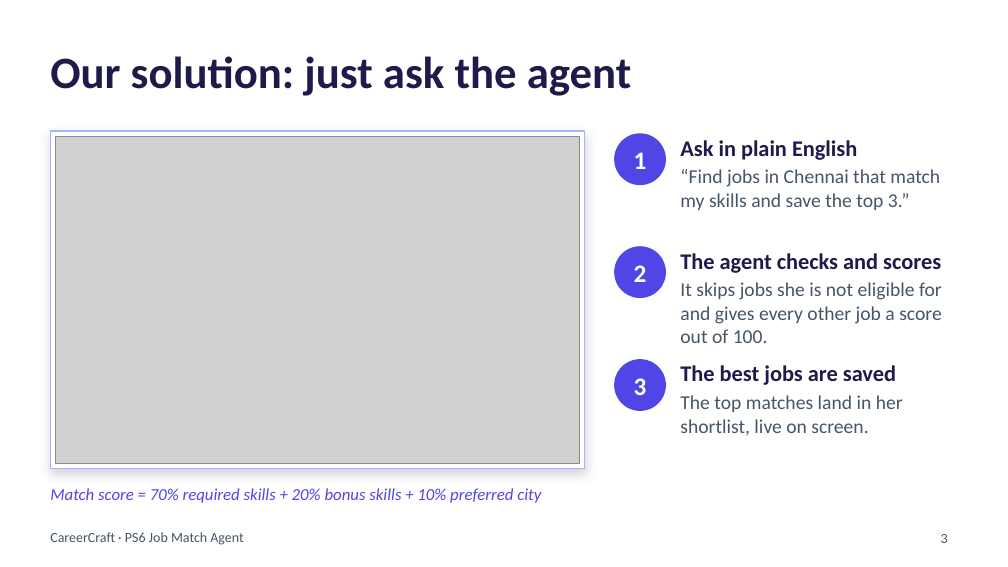
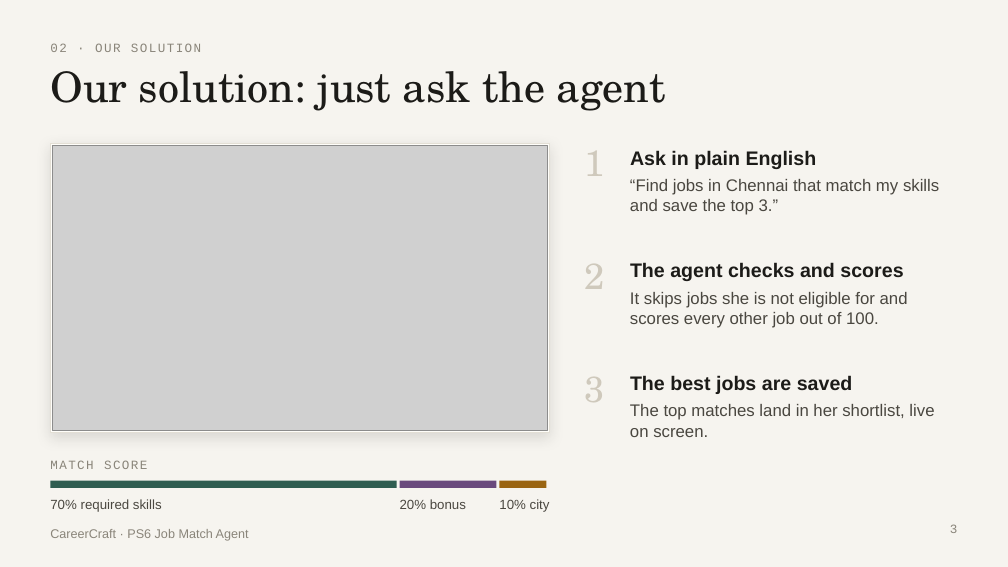
Before and after one commit to retro-ayush/CareerCraft, a slide deck: slide 3 of slides/CareerCraft_PS6.pptx. Drawn at 1008x567 pixels with LibreOffice and Linux fonts; fonts in the diff are those of the drawing; grey boxes stand for pictures. Boxes give left, top, right and bottom in pixels: in the first picture for what was removed or moved away, otherwise in the second. Text is boxed around its words. In the diff, an @@ line names an element or a change of style, - is before the commit and + after.

```diff
--- a/slides/CareerCraft_PS6.pptx
+++ b/slides/CareerCraft_PS6.pptx
@@ background #FFFFFF to #F6F4EF @@
@@ text added at bbox=[50, 43, 201, 52], 9 pt, text #8A857A @@
+02 · OUR SOLUTION
@@ title "Our solution: just ask the ...": place and size @@
-title "Our solution: just ask the ..." at bbox=[50, 56, 632, 96]
+title "Our solution: just ask the ..." at bbox=[50, 71, 666, 111]
@@ title "Our solution: just ask the ..." at bbox=[50, 71, 666, 111]: size 32 to 30 pt, font Calibri to TeX Gyre Schola, text colour #1E1B4B to #1C1B18, bold off; vertical alignment middle to top @@
@@ rectangle: place and size @@
-rectangle at bbox=[50, 131, 585, 469]
+rectangle at bbox=[50, 143, 549, 432]
@@ rectangle at bbox=[50, 143, 549, 432]: fill #FFFFFF to #FFFEFA; outline #A5B4FC 1 pt to #E3DFD5 0.75 pt; shadow changed @@
@@ picture: place and size @@
-picture at bbox=[55, 136, 580, 464]
+picture at bbox=[52, 145, 547, 430]
@@ text "1": place and size @@
-text "1" at bbox=[634, 152, 647, 169]
+text "1" at bbox=[585, 151, 605, 176]
@@ ellipse removed at bbox=[615, 134, 665, 184] @@
@@ text "Ask in plain English": place and size @@
-text "Ask in plain English" at bbox=[680, 140, 857, 160]
+text "Ask in plain English" at bbox=[630, 150, 817, 169]
@@ text "“Find jobs in Chennai that ...": place and size @@
-text "“Find jobs in Chennai that ..." at bbox=[680, 169, 940, 210]
+text "“Find jobs in Chennai that ..." at bbox=[630, 179, 939, 215]
@@ text "“Find jobs in Chennai that ..." at bbox=[630, 179, 939, 215]: size 14 to 12 pt, font Calibri to Arial, text colour #475569 to #4A4740 @@
@@ text "2": place and size @@
-text "2" at bbox=[634, 265, 647, 282]
+text "2" at bbox=[585, 264, 605, 289]
@@ ellipse removed at bbox=[615, 247, 665, 297] @@
@@ text "The agent checks and scores": place and size @@
-text "The agent checks and scores" at bbox=[680, 253, 941, 273]
+text "The agent checks and scores" at bbox=[670, 262, 903, 281]
@@ text at bbox=[630, 292, 908, 328]: text changed; size 14 to 12 pt; font Calibri to Arial; text colour #475569 to #4A4740 @@
-It skips jobs she is not eligible for and gives every other job a score out of 100.
+It skips jobs she is not eligible for and scores every other job out of 100.
@@ size 18 to 26 pt, font Calibri to TeX Gyre Schola, text colour #FFFFFF to #CFC9BC, bold off; alignment centre to left in 3 elements at bbox=[585, 151, 605, 176], bbox=[585, 264, 605, 289], bbox=[585, 377, 605, 402] @@
@@ text "3": place and size @@
-text "3" at bbox=[634, 378, 647, 395]
+text "3" at bbox=[585, 377, 605, 402]
@@ ellipse removed at bbox=[615, 360, 665, 410] @@
@@ size 16 to 14 pt, font Calibri to Arial, text colour #1E1B4B to #1C1B18 in 3 elements at bbox=[630, 150, 817, 169], bbox=[670, 262, 903, 281], bbox=[630, 375, 853, 394] @@
@@ text "The best jobs are saved": place and size @@
-text "The best jobs are saved" at bbox=[680, 365, 896, 385]
+text "The best jobs are saved" at bbox=[630, 375, 853, 394]
@@ text "The top matches land in ..." at bbox=[630, 404, 934, 437]: size 14 to 12 pt, font Calibri to Arial, text colour #475569 to #4A4740 @@
@@ text "The top matches land in ...": place and size @@
-text "The top matches land in ..." at bbox=[680, 395, 903, 435]
+text "The top matches land in ..." at bbox=[630, 404, 934, 437]
@@ text added at bbox=[50, 460, 147, 469], 9 pt, text #8A857A @@
+MATCH SCORE
@@ text at bbox=[50, 499, 162, 512]: text changed; size 12 to 9.5 pt; font Calibri to Arial; text colour #4F46E5 to #4A4740; italic off @@
-Match score = 70% required skills + 20% bonus skills + 10% preferred city
+70% required skills
@@ rectangle added at bbox=[50, 481, 397, 488], fill #2F5D50 @@
@@ rectangle added at bbox=[399, 481, 496, 488], fill #6A4A7D @@
@@ text added at bbox=[400, 499, 466, 509], 9.5 pt, text #4A4740 @@
+20% bonus
@@ text added at bbox=[499, 499, 550, 512], 9.5 pt, text #4A4740 @@
+10% city
@@ rectangle added at bbox=[500, 481, 547, 488], fill #9A6512 @@
@@ text "CareerCraft · PS6 Job Match ..." at bbox=[50, 529, 249, 541]: size 10 to 9 pt, font Calibri to Arial, text colour #475569 to #8A857A @@
@@ page number at bbox=[950, 524, 958, 533]: size 10 to 9 pt, font Calibri to Courier New, text colour #475569 to #8A857A @@
```
Also in this commit, not shown: 4 other slides changed, 19 other files.
